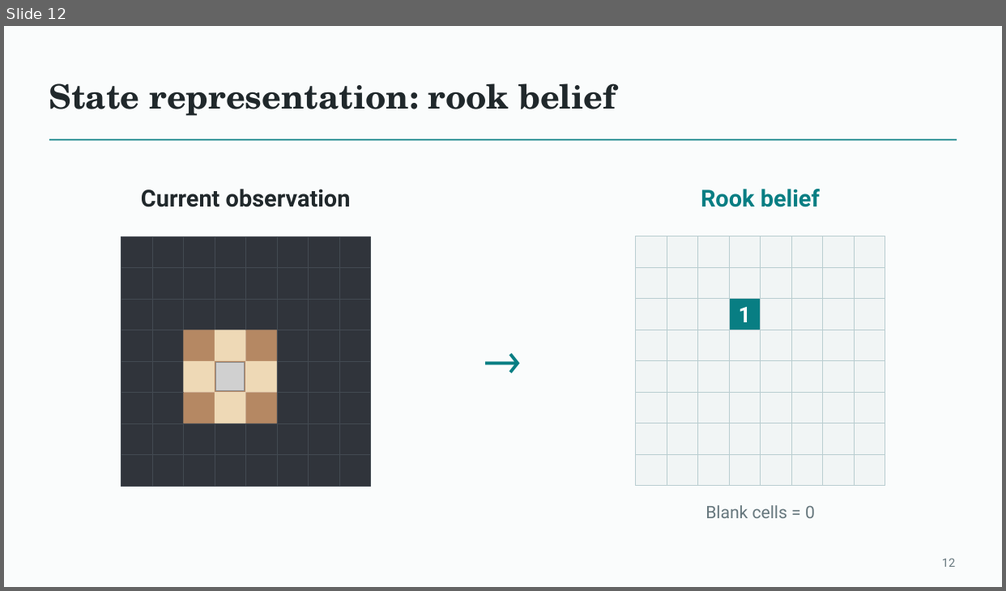
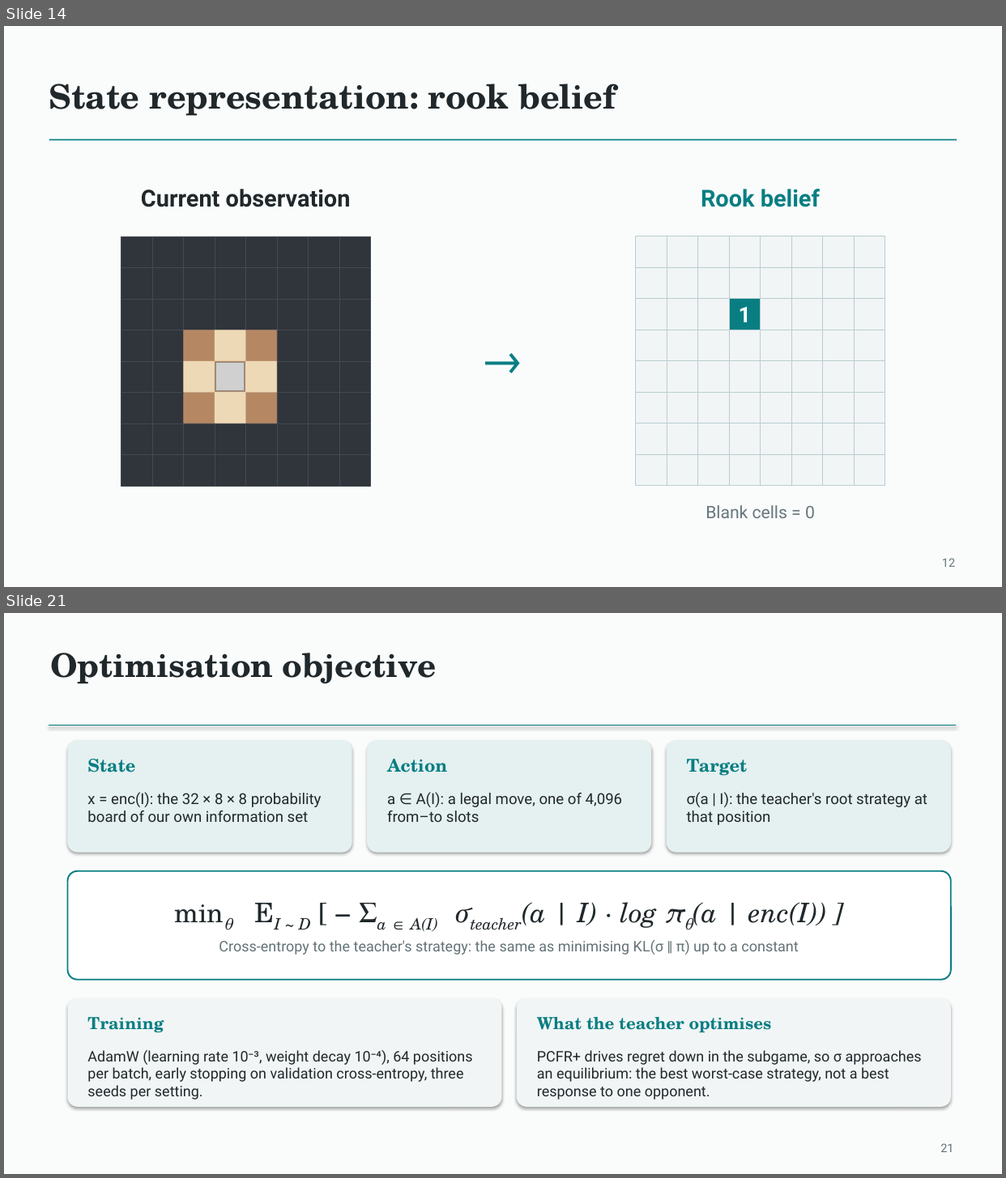
Before and after one commit to Mr-Teal/CS5446_project, a slide deck: docs/presentation/Fog of War Chess - final deck.pptx. Shown one above the other, each under a label of ours: slide 12 before the commit, slides 14 and 21 after it; the slides between them are not shown. The pictures are 1006x591 and 1006x1178 pixels, drawn with LibreOffice and Linux fonts; fonts in the diff are those of the drawing; grey boxes stand for pictures. Boxes give left, top, right and bottom in pixels: in the first picture for what was removed or moved away, otherwise in the second. Text is boxed around its words. In the diff, an @@ line names an element or a change of style, - is before the commit and + after.

```diff
--- a/docs/presentation/Fog of War Chess - final deck.pptx
+++ b/docs/presentation/Fog of War Chess - final deck.pptx
@@ slide 21 added at [4,613,1002,1174], background #FAFCFC @@
@@ text added at [50,653,437,683], 31.5 pt, text #20282B, bold @@
+Optimisation objective
@@ line added from (49, 726) to (957, 726), #087E83 1 pt @@
@@ rounded rectangle added at [68,740,352,853], fill #E5F0F0 @@
@@ rounded rectangle added at [367,740,651,853], fill #E5F0F0 @@
@@ rounded rectangle added at [667,740,951,853], fill #E5F0F0 @@
@@ text added at [87,759,135,773], 17 pt, text #087E83, bold @@
+State
@@ text added at [387,759,447,773], 17 pt, text #087E83, bold @@
+Action
@@ text added at [687,759,747,776], 17 pt, text #087E83, bold @@
+Target
@@ text added at [87,792,322,822], 14.5 pt, text #20282B @@
+x = enc(I): the 32 × 8 × 8 probability board of our own information set
@@ text added at [387,792,623,822], 14.5 pt, text #20282B @@
+a ∈ A(I): a legal move, one of 4,096 from–to slots
@@ text added at [687,792,927,825], 14.5 pt, text #20282B @@
+σ(a | I): the teacher's root strategy at that position
@@ rounded rectangle added at [68,871,951,980], fill #FFFFFF, outline #087E83 1.5 pt @@
@@ text added at [219,902,827,955], 14 pt, text #637276 @@
+minθ EI ~ D [ − Σa ∈ A(I) σteacher(a | I) · log πθ(a | enc(I)) ]
+Cross-entropy to the teacher's strategy: the same as minimising KL(σ ‖ π) up to a constant
@@ rounded rectangle added at [68,999,502,1107], fill #F1F5F5 @@
@@ rounded rectangle added at [517,999,951,1107], fill #F1F5F5 @@
@@ text added at [87,1017,164,1033], 16 pt, text #087E83, bold @@
+Training
@@ text added at [537,1017,772,1033], 16 pt, text #087E83, bold @@
+What the teacher optimises
@@ text added at [87,1050,473,1100], 14 pt, text #20282B @@
+AdamW (learning rate 10⁻³, weight decay 10⁻⁴), 64 positions per batch, early stopping on validation cross-entropy, three seeds per setting.
@@ text added at [537,1050,922,1100], 14 pt, text #20282B @@
+PCFR+ drives regret down in the subgame, so σ approaches an equilibrium: the best worst-case strategy, not a best response to one opponent.
@@ text added at [940,1144,953,1152], 11.2 pt, text #637276 @@
+21
@@ what was slide 12 is now slide 14 @@
```
Also in this commit, not shown: 2 slides changed, 19 other slides added, 59 slides removed, 1 other file.
